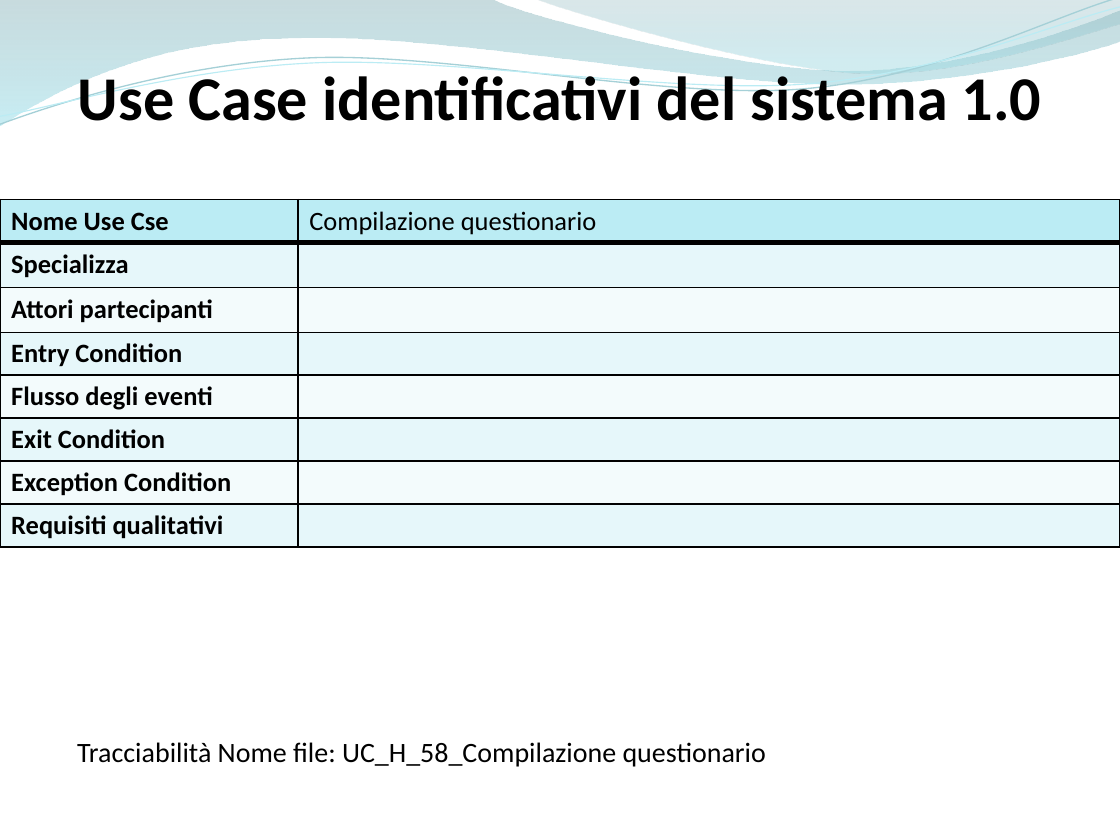
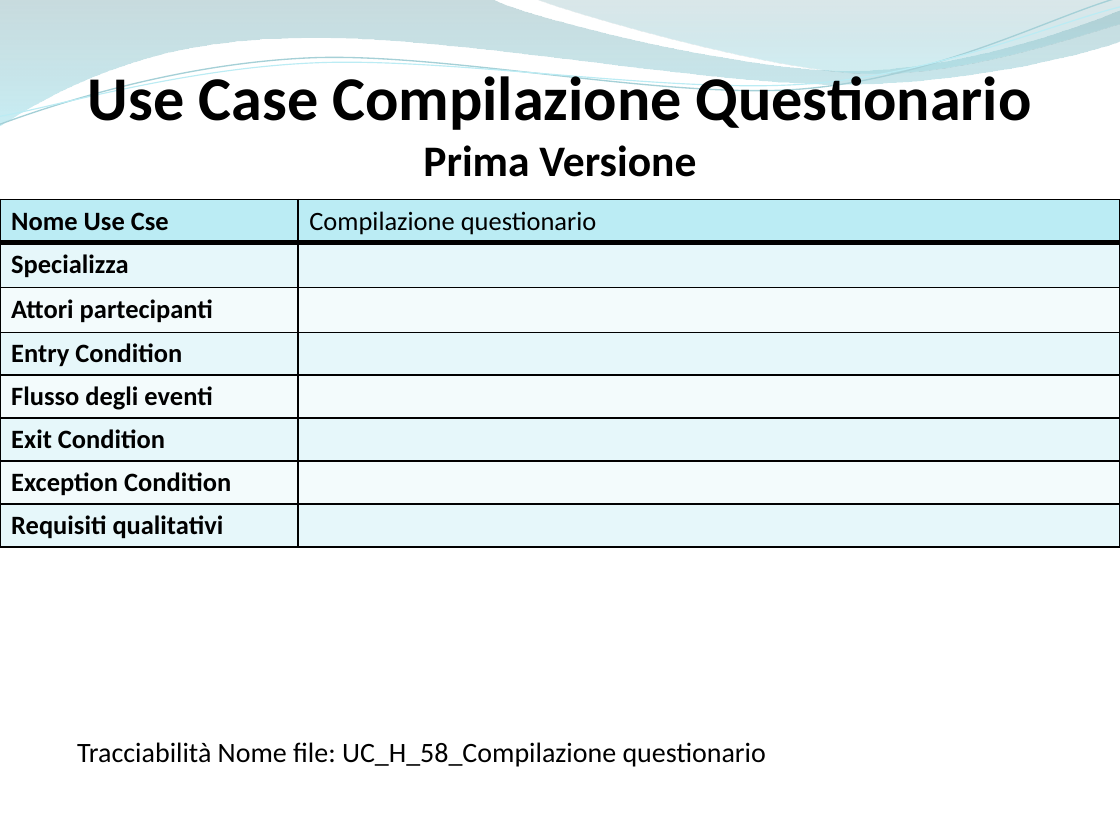
Before and after one commit to ammirate/at-silo, a slide deck: slide 7 of Presentazione/Atsilo3/Atsilo_H_PresentazioneFinale.pptx (slide 8 before the commit). Drawn at 1120x840 pixels with LibreOffice and Linux fonts; fonts in the diff are those of the drawing. Boxes give left, top, right and bottom in pixels: in the first picture for what was removed or moved away, otherwise in the second. Text is boxed around its words. In the diff, an @@ line names an element or a change of style, - is before the commit and + after.

```diff
--- a/Presentazione/Atsilo3/Atsilo_H_PresentazioneFinale.pptx
+++ b/Presentazione/Atsilo3/Atsilo_H_PresentazioneFinale.pptx
@@ text at box(88, 68, 1032, 177): text changed @@
-Use Case identificativi del sistema 1.0
+Use Case Compilazione Questionario
+Prima Versione
```
Also in this commit, not shown: 2 other slides changed, 3 slides removed.
